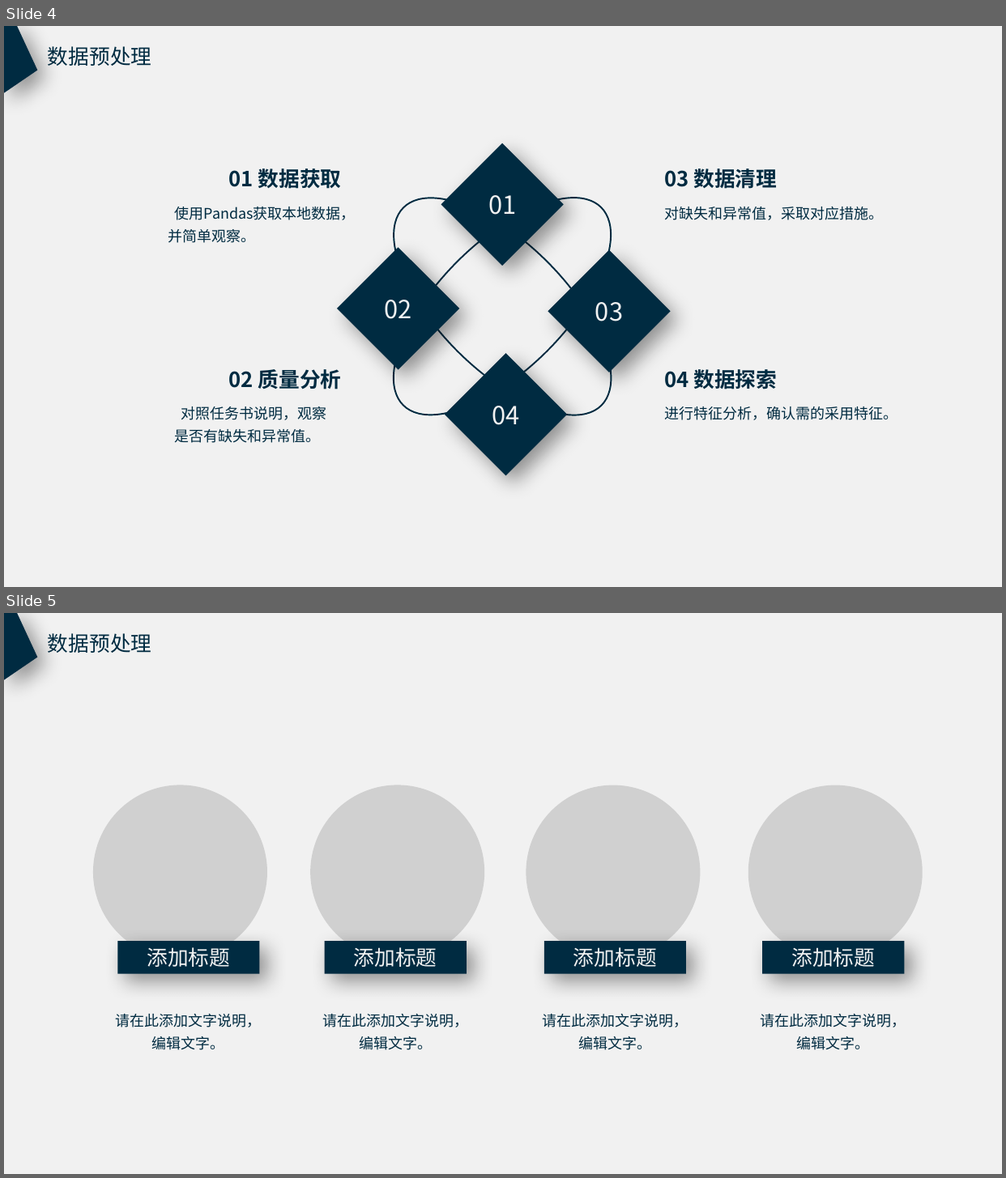
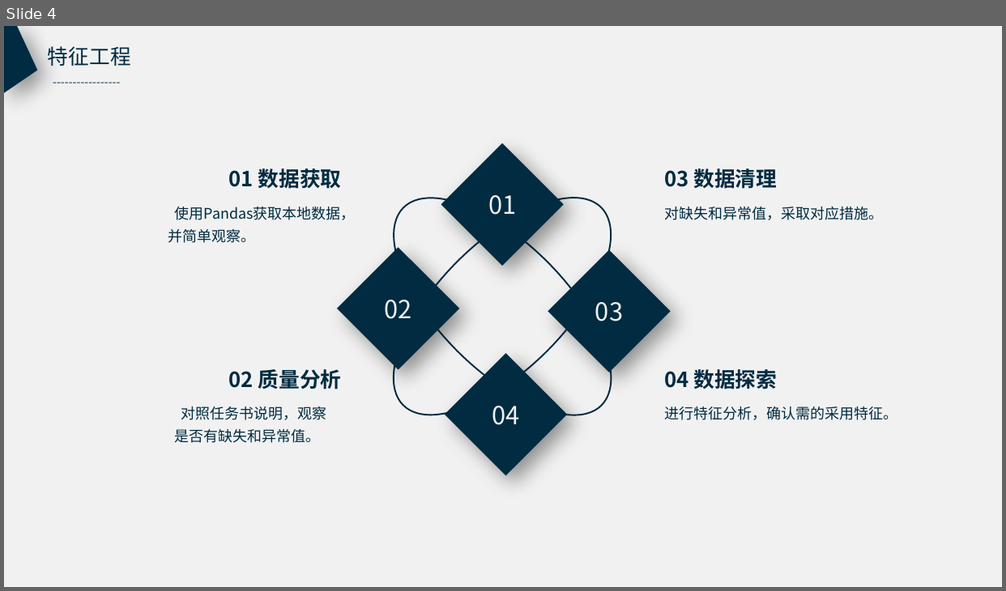
Before and after one commit to l3155/Excercise, a slide deck: 数据分析竞赛_张军军.pptx. Shown one above the other, each under a label of ours: slides 4 and 5 before the commit, slide 4 after it. The pictures are 1006x1178 and 1006x591 pixels, drawn with LibreOffice and Linux fonts; fonts in the diff are those of the drawing; grey boxes stand for pictures. Boxes give left, top, right and bottom in pixels: in the first picture for what was removed or moved away, otherwise in the second. Text is boxed around its words. In the diff, an @@ line names an element or a change of style, - is before the commit and + after.

```diff
--- a/数据分析竞赛_张军军.pptx
+++ b/数据分析竞赛_张军军.pptx
@@ slide 5 removed at (4, 613, 1002, 1174), background #F1F1F1 @@
@@ freeform shape removed at (4, 613, 38, 680) @@
@@ text removed at (48, 633, 151, 653) @@
-数据预处理
@@ picture removed at (93, 786, 267, 960) @@
@@ picture removed at (310, 786, 484, 960) @@
@@ picture removed at (526, 786, 701, 960) @@
@@ picture removed at (748, 786, 923, 960) @@
@@ rectangle removed at (117, 942, 260, 974) @@
-添加标题
@@ rectangle removed at (325, 942, 467, 974) @@
-添加标题
@@ rectangle removed at (544, 942, 687, 974) @@
-添加标题
@@ rectangle removed at (762, 942, 905, 974) @@
-添加标题
@@ text removed at (116, 1014, 262, 1050) @@
-请在此添加文字说明，编辑文字。
@@ text removed at (322, 1014, 468, 1050) @@
-请在此添加文字说明，编辑文字。
@@ text removed at (542, 1014, 688, 1050) @@
-请在此添加文字说明，编辑文字。
@@ text removed at (761, 1014, 906, 1050) @@
-请在此添加文字说明，编辑文字。
@@ slide 4 changed as well @@
@@ text at (48, 46, 131, 66): text changed @@
-数据预处理
+特征工程
@@ text added at (40, 68, 270, 93), 11 pt, text #002B41 @@
+-----------------
```
Also in this commit, not shown: 5 other slides changed, 7 slides added, 20 other slides removed.
